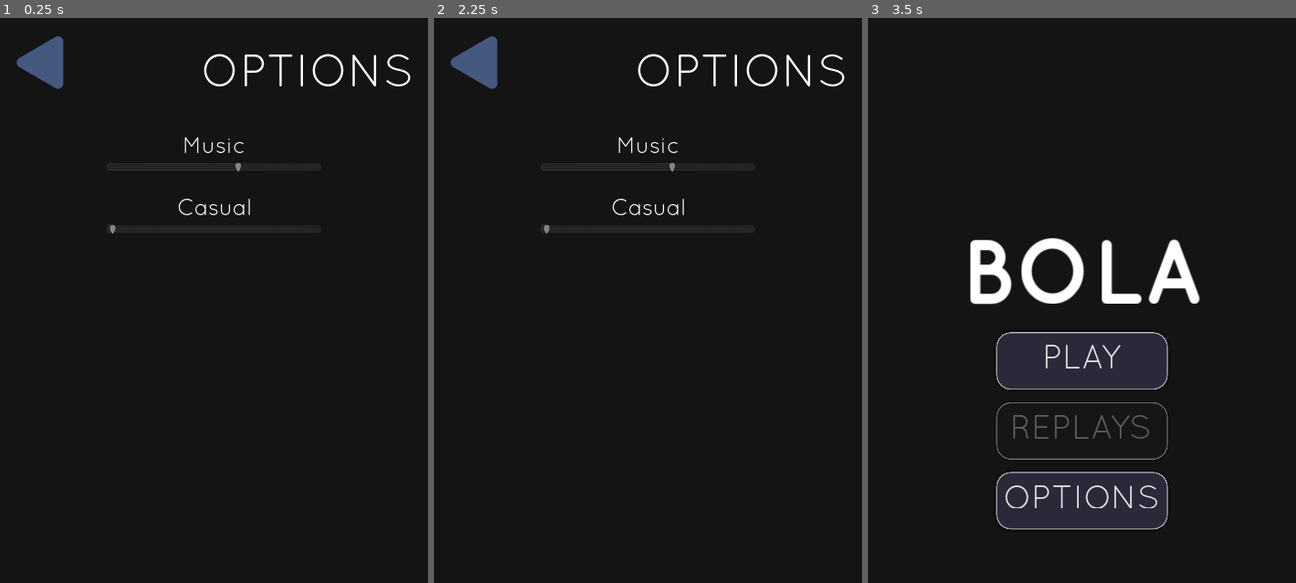
Above: before the commit, frames 1-3 (left to right).
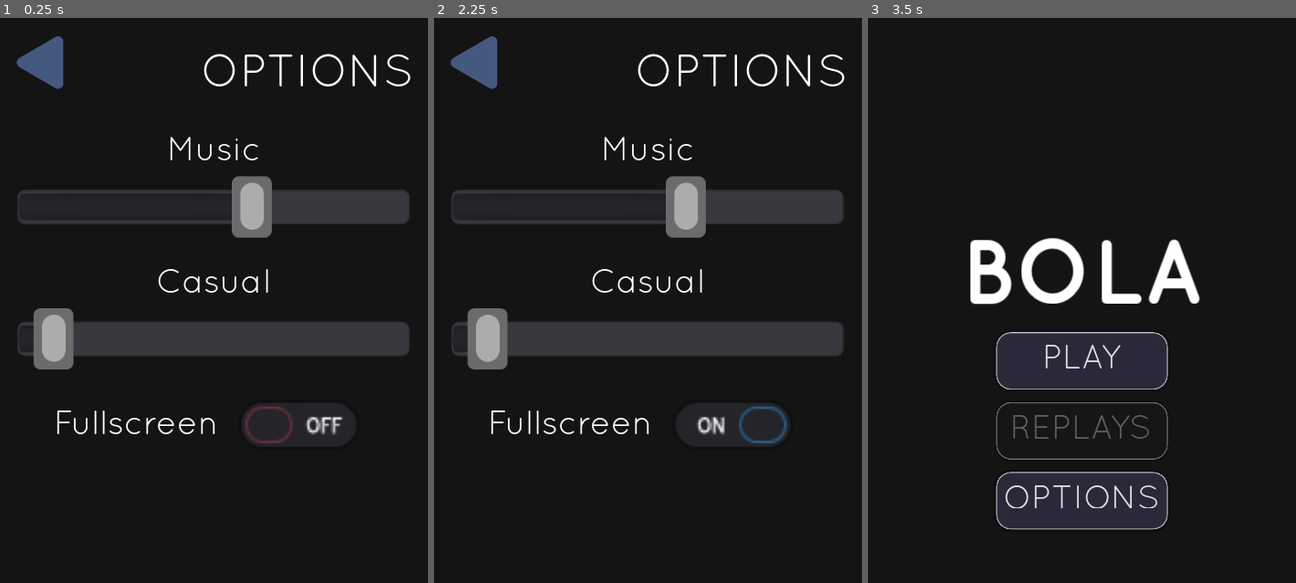
Above: after the commit, the same moments.

Repository: manglemix/Bola
Game: Godot game, scene res://levels/settings_ui.tscn
Two runs of this game, one before a commit and one after it. Both use one fixed random seed, a clock stepped at 60 frames per second and the inputs below. This scene is started directly instead of the project's main scene.
Inputs (mouse positions are in pixels of both pictures, inside the frame that each line leads up to):
- Up to frame 1 (0.25 s): no input
- Up to frame 2 (2.25 s): click (733, 424) at 0.52 s; click (733, 424) at 1.27 s; click (733, 424) at 2.02 s
- Up to frame 3 (3.5 s): click (906, 63) at 2.75 s

The runs differ from the first frame. In frame 1, 11% of the frame differs, in the area x 4-96%, y 21-76%; in frame 2, 11%; in frame 3, nothing differs.

Commit message:
Improved settings

Diff:
--- a/levels/settings_ui.tscn
+++ b/levels/settings_ui.tscn
@@ -1,7 +1,8 @@
-[gd_scene load_steps=10 format=2]
+[gd_scene load_steps=13 format=2]
 
 [ext_resource path="res://Quicksand_Book.otf" type="DynamicFontData" id=1]
 [ext_resource path="res://ui/back_button.tscn" type="PackedScene" id=2]
+[ext_resource path="res://ui/grabber.png" type="Texture" id=3]
 
 [sub_resource type="GDScript" id=6]
 script/source = "extends VBoxContainer
@@ -27,11 +28,25 @@
 default_font = SubResource( 1 )
 
 [sub_resource type="DynamicFont" id=3]
-size = 32
+size = 48
 font_data = ExtResource( 1 )
 
 [sub_resource type="Theme" id=4]
 default_font = SubResource( 3 )
+
+[sub_resource type="StyleBoxFlat" id=8]
+content_margin_right = 547.0
+content_margin_top = 46.0
+bg_color = Color( 0.22, 0.22, 0.25, 1 )
+border_width_left = 2
+border_width_top = 2
+border_width_right = 2
+border_width_bottom = 2
+border_color = Color( 0.184314, 0.184314, 0.184314, 1 )
+corner_radius_top_left = 10
+corner_radius_top_right = 10
+corner_radius_bottom_right = 10
+corner_radius_bottom_left = 10
 
 [sub_resource type="GDScript" id=5]
 script/source = "extends HSlider
@@ -75,6 +90,18 @@
 			label.modulate = Color.yellow
 "
 
+[sub_resource type="GDScript" id=9]
+script/source = "extends CheckButton
+
+
+func _ready():
+	pressed = OS.window_fullscreen
+
+
+func _on_CheckButton_toggled(button_pressed):
+	OS.window_fullscreen = button_pressed
+"
+
 [node name="Control" type="VBoxContainer"]
 anchor_right = 1.0
 anchor_bottom = 1.0
@@ -116,49 +143,80 @@
 rect_min_size = Vector2( 0, 30 )
 
 [node name="VBoxContainer" type="VBoxContainer" parent="."]
-margin_left = 130.0
+margin_left = 5.0
 margin_top = 138.0
-margin_right = 430.0
-margin_bottom = 276.0
+margin_right = 554.0
+margin_bottom = 476.0
 rect_min_size = Vector2( 300, 0 )
 size_flags_horizontal = 4
 
 [node name="Label" type="Label" parent="VBoxContainer"]
-margin_right = 300.0
-margin_bottom = 30.0
+margin_right = 549.0
+margin_bottom = 44.0
 theme = SubResource( 4 )
 text = "Music"
 align = 1
 
 [node name="HSlider" type="HSlider" parent="VBoxContainer"]
-margin_top = 34.0
-margin_right = 300.0
-margin_bottom = 50.0
+margin_top = 48.0
+margin_right = 549.0
+margin_bottom = 148.0
+rect_min_size = Vector2( 0, 50 )
+focus_mode = 0
+custom_icons/grabber_highlight = ExtResource( 3 )
+custom_icons/grabber = ExtResource( 3 )
+custom_styles/slider = SubResource( 8 )
 max_value = 1.0
 step = 0.01
 value = 1.0
 script = SubResource( 5 )
 
 [node name="Control" type="Control" parent="VBoxContainer"]
-margin_top = 54.0
-margin_right = 300.0
-margin_bottom = 84.0
+margin_top = 152.0
+margin_right = 549.0
+margin_bottom = 182.0
 rect_min_size = Vector2( 0, 30 )
 
 [node name="Label2" type="Label" parent="VBoxContainer"]
-margin_top = 88.0
-margin_right = 300.0
-margin_bottom = 118.0
+margin_top = 186.0
+margin_right = 549.0
+margin_bottom = 230.0
 theme = SubResource( 4 )
 text = "Casual"
 align = 1
 
 [node name="HSlider2" type="HSlider" parent="VBoxContainer"]
-margin_top = 122.0
-margin_right = 300.0
-margin_bottom = 138.0
+margin_top = 234.0
+margin_right = 549.0
+margin_bottom = 334.0
+custom_icons/grabber_highlight = ExtResource( 3 )
+custom_icons/grabber = ExtResource( 3 )
+custom_styles/slider = SubResource( 8 )
 max_value = 3.0
 script = SubResource( 7 )
 
+[node name="Control2" type="Control" parent="VBoxContainer"]
+margin_top = 338.0
+margin_right = 549.0
+margin_bottom = 338.0
+
+[node name="Label" type="Label" parent="VBoxContainer/Control2"]
+margin_left = 50.0
+margin_top = 47.0
+margin_right = 285.0
+margin_bottom = 91.0
+theme = SubResource( 4 )
+text = "Fullscreen"
+
+[node name="CheckButton" type="CheckButton" parent="VBoxContainer/Control2"]
+margin_left = 283.0
+margin_top = 8.0
+margin_right = 359.0
+margin_bottom = 48.0
+rect_scale = Vector2( 3, 3 )
+focus_mode = 0
+script = SubResource( 9 )
+
 [connection signal="value_changed" from="VBoxContainer/HSlider" to="VBoxContainer/HSlider" method="_on_HSlider_value_changed"]
 [connection signal="value_changed" from="VBoxContainer/HSlider2" to="VBoxContainer/HSlider2" method="_on_HSlider_value_changed"]
+[connection signal="toggled" from="VBoxContainer/Control2/CheckButton" to="VBoxContainer/Control2/CheckButton" method="_on_CheckButton_toggled"]
Binary file added: ui/grabber.png
Not shown, added: ui/grabber.png.import
